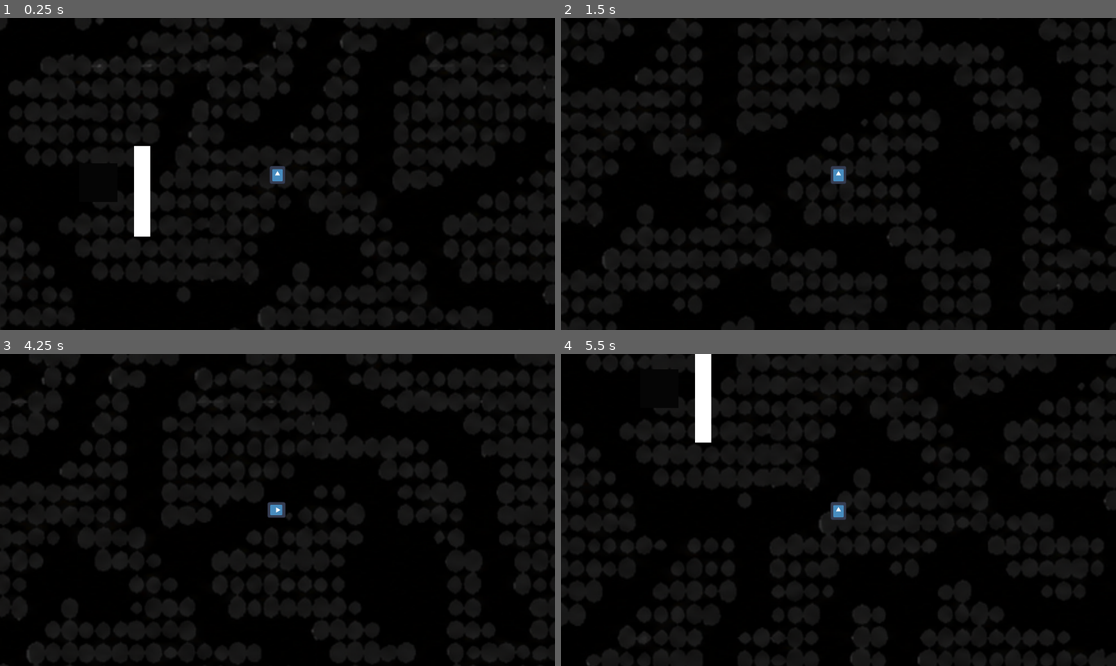
Above: before the commit, frames 1-4 (two rows, left to right).
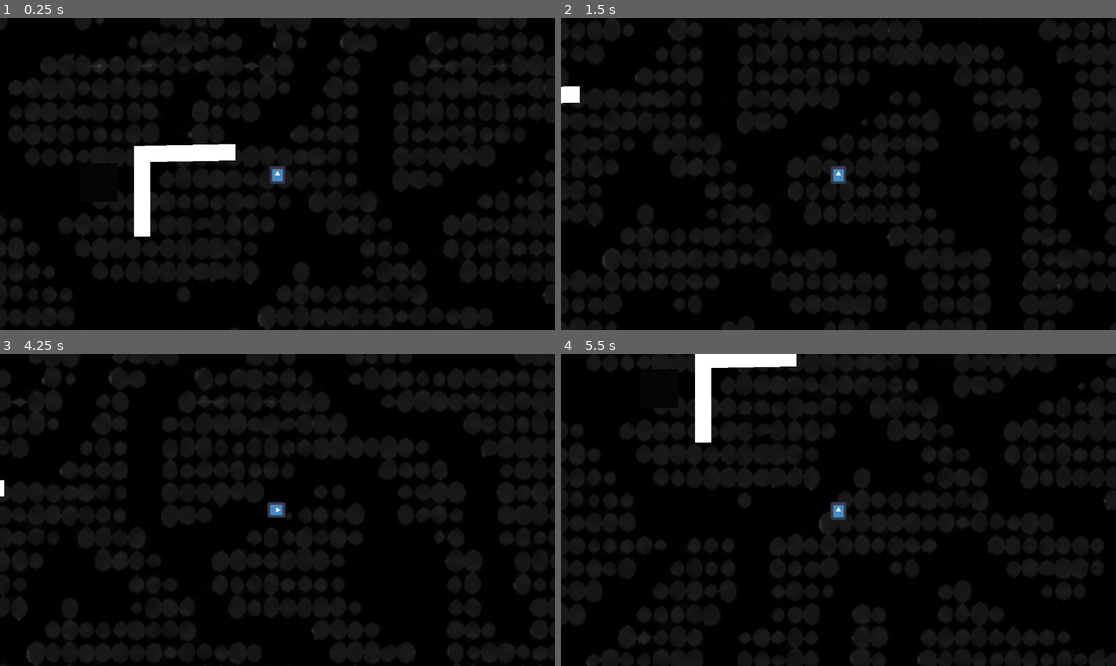
Above: after the commit, the same moments.

Repository: eliasescalante/GJ_godot_2026
Game: Godot game, scene res://src/scenes/world/world_test/world_test.tscn
Same seed, same stepped clock (60 frames per second), same inputs: the game is played once before the commit and once after it. The engine's default icon, where the game draws it, is replaced by a stand-in: a white triangle on a blue panel in a dark square. Sound files missing from this copy of the repository are replaced by a short silence.
Inputs:
- Up to frame 1 (0.25 s): no input
- Up to frame 2 (1.5 s): tap Enter at 0.5 s; hold Right (ui_right) 0.53-1.28 s; hold Down (ui_down) from 1.28 s (still down)
- Up to frame 3 (4.25 s): release Down (ui_down) at 2.03 s; hold Right (ui_right) 2.03-2.78 s; hold Up (ui_up) 2.78-3.53 s; hold Left (ui_left) from 3.53 s (still down)
- Up to frame 4 (5.5 s): release Left (ui_left) at 5.03 s; hold Down (ui_down) from 5.03 s (still down)

The runs differ from the first frame. In frame 1, 0.8% of the frame differs, in the area x 26-43%, y 40-47%; in frame 2, 0.2%; in frame 3, less than 0.1%; in frame 4, 0.7%.

Commit message:
agrego validacion mas robusta al control de colisiones

Diff:
--- a/src/scenes/player/player.gd
+++ b/src/scenes/player/player.gd
@@ -2,7 +2,7 @@
 
 @export var SPEED = 300.0
 @onready var personaje = $Cuerpo
-var pared_en_frente = false
+var pared_en_frente = 0
 
 
 func _ready():
@@ -25,17 +25,18 @@
 func _on_area_2d_body_entered(body: Node2D) -> void:
 	if body.is_in_group("pared"):
 		print("esta la pared")
-		pared_en_frente = true
+		pared_en_frente += 1
 
 
 func _on_detector_item_body_entered(body: Node2D) -> void:
-	if body.is_in_group("cuadradito") and not pared_en_frente:
-		print("veo el item")
-	elif body.is_in_group("cuadradito") and pared_en_frente:
-		print("veo el item pero esta tapado por la pared")
+	if body.is_in_group("cuadradito"):
+		if pared_en_frente > 0:
+			print("Veo el item pero esta tapado por la pared")
+		else:
+			print("Veo el item (camino limpio)")
 
 
 func _on_detector_pared_body_exited(body: Node2D) -> void:
 	if body.is_in_group("pared"):
-		pared_en_frente = false
+		pared_en_frente -= 1
 		print("ya no veo la pared")
--- a/src/scenes/world/world_test/world_test.tscn
+++ b/src/scenes/world/world_test/world_test.tscn
@@ -44,3 +44,18 @@
 offset_top = 334.0
 offset_right = 396.0
 offset_bottom = 428.0
+
+[node name="Pared2" type="StaticBody2D" parent="." unique_id=156413903 groups=["pared"]]
+position = Vector2(744, -162)
+rotation = 1.5522186
+metadata/_edit_group_ = true
+
+[node name="CollisionShape2D" type="CollisionShape2D" parent="Pared2" unique_id=753092514]
+position = Vector2(506, 316)
+shape = SubResource("RectangleShape2D_cykxl")
+
+[node name="ColorRect" type="ColorRect" parent="Pared2" unique_id=2013466426]
+offset_left = 496.0
+offset_top = 270.0
+offset_right = 513.0
+offset_bottom = 364.0
